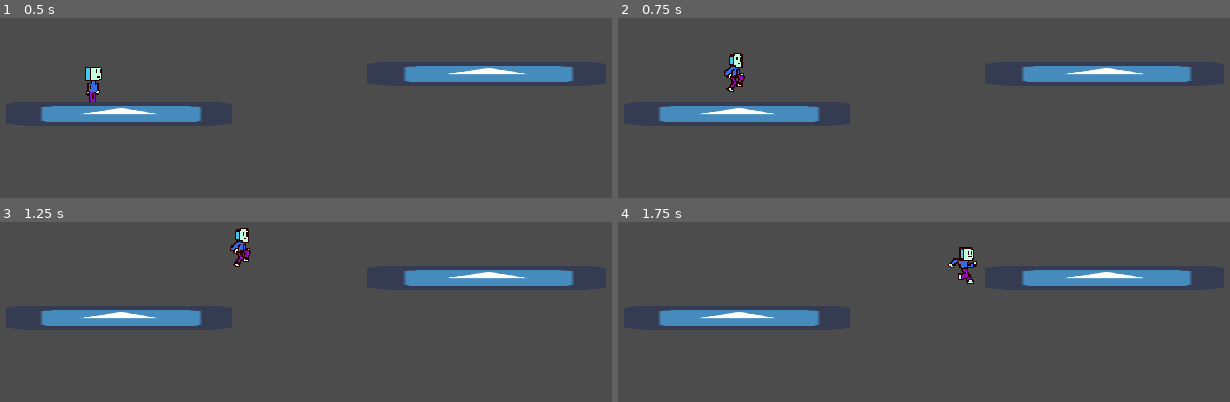
Above: before the commit, frames 1-4 (two rows, left to right).
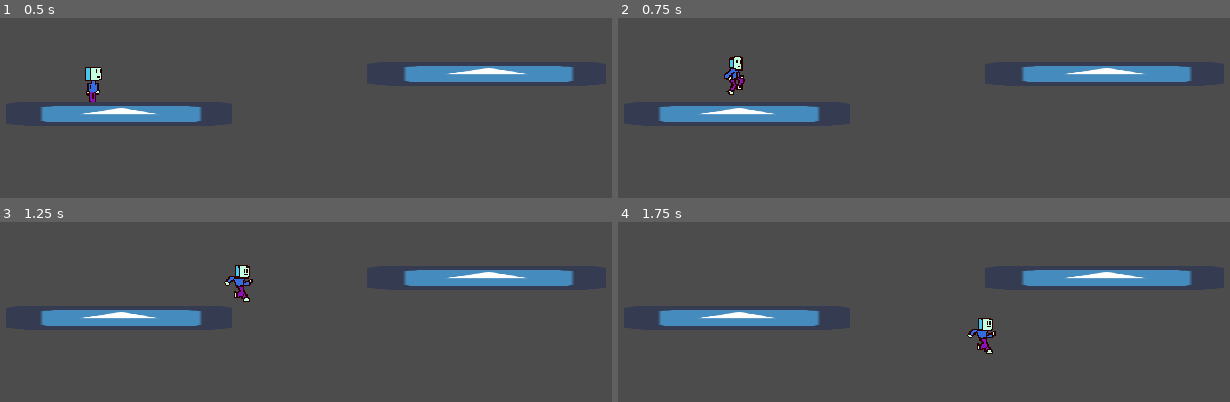
Above: after the commit, the same moments.

Repository: Ftcv/Sofrido-Re
Game: Godot game, scene res://MyProject/project/src/Levels/Playground.tscn
Two runs of this game, one before a commit and one after it. Both use one fixed random seed, a clock stepped at 60 frames per second and the inputs below. The engine's default icon, where the game draws it, is replaced by a stand-in: a white triangle on a blue panel in a dark square.
Inputs:
- Up to frame 1 (0.5 s): no input
- Up to frame 2 (0.75 s): tap Enter at 0.5 s; hold Right (ui_right) from 0.53 s (still down); tap Up (ui_up) at 0.6 s
- Up to frame 3 (1.25 s): keep holding Right (ui_right); tap Up (ui_up) at 0.77, 1.07 s
- Up to frame 4 (1.75 s): keep holding Right (ui_right); tap Up (ui_up) at 1.35, 1.52 s

Frame 1 is identical in both runs. In frame 2, 0.3% of the frame differs, in the area x 17-21%, y 19-43%; in frame 3, 0.9%; in frame 4, 1.0%, in the area x 53-62%, y 13-74%.

Commit message:
Update Player.gd
Pulo muda de acordo com o tempo em que a tecla de pulo está pressionada

Diff:
--- a/MyProject/project/src/Entidades/Player/Player.gd
+++ b/MyProject/project/src/Entidades/Player/Player.gd
@@ -45,6 +45,10 @@
 		else:
 			if has_friction == true:
 				motion.x=lerp(motion.x,0,friction/2)
+		if motion.y < 0:
+			if Input.is_action_just_released("ui_up"):
+				motion.y = motion.y/2
+
 
 		if Input.is_action_pressed("ui_left"):
 			$Sprite.flip_h = true
